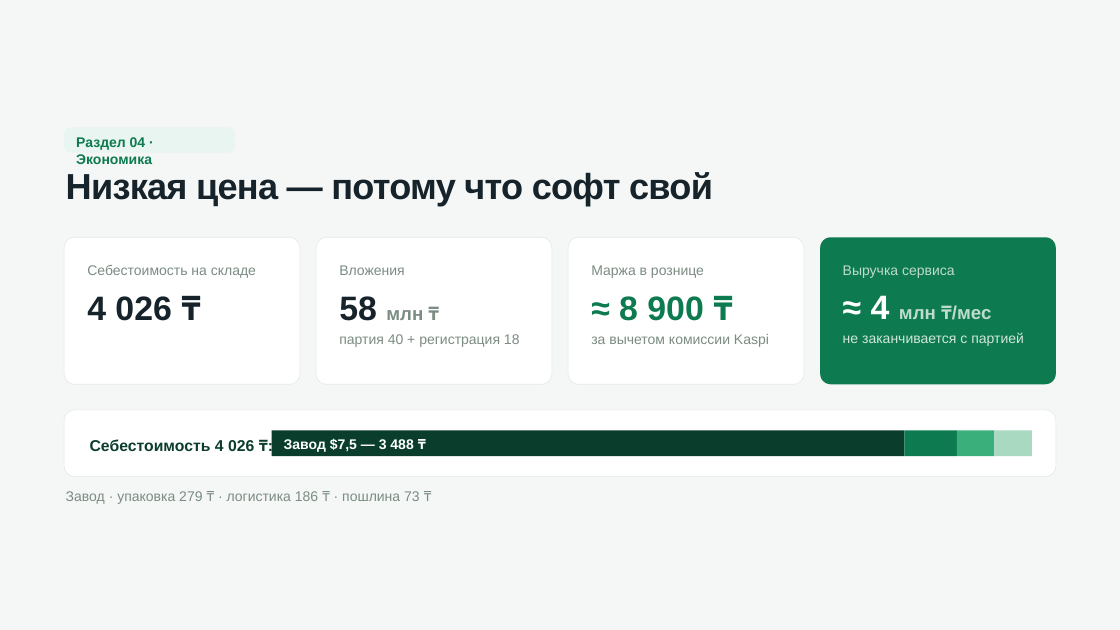
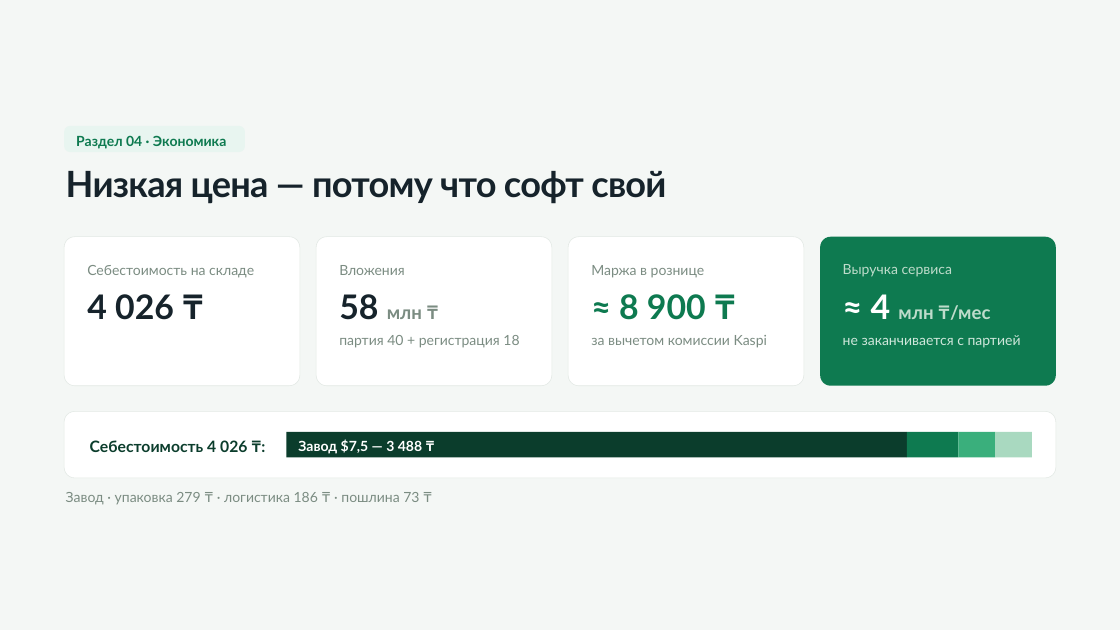
Before and after one commit to Beibute/damumed-band, a slide deck: slide 8 of files/damumed-band-prezentaciya.pptx. Drawn at 1120x630 pixels with LibreOffice and Linux fonts; fonts in the diff are those of the drawing. Boxes give left, top, right and bottom in pixels: in the first picture for what was removed or moved away, otherwise in the second. Text is boxed around its words. In the diff, an @@ line names an element or a change of style, - is before the commit and + after.

```diff
--- a/files/damumed-band-prezentaciya.pptx
+++ b/files/damumed-band-prezentaciya.pptx
@@ proportions changed in 5 elements at box(64, 237, 300, 386), box(316, 237, 552, 386), box(568, 237, 804, 386), box(820, 237, 1056, 386), box(64, 126, 245, 152) @@
@@ rounded rectangle: place and size @@
-rounded rectangle at box(64, 127, 235, 152)
+rounded rectangle at box(64, 126, 245, 152)
@@ text "Низкая цена — потому что ..." at box(66, 171, 666, 204): font Arial to Lato; line spacing 0.92 to 0.87 @@
@@ font Arial to Lato in 15 elements at box(87, 265, 254, 278), box(339, 265, 405, 275), box(591, 265, 705, 278), box(843, 264, 952, 277), box(339, 335, 519, 348), box(87, 294, 174, 320), box(339, 294, 422, 320), box(591, 335, 767, 348), box(843, 335, 1021, 348), box(66, 492, 419, 505), box(871, 294, 990, 320), box(619, 294, 706, 320), box(298, 439, 422, 454), box(76, 135, 226, 149), box(90, 440, 247, 452) @@
@@ rectangle: place and size @@
-rectangle at box(272, 431, 904, 456)
+rectangle at box(286, 432, 907, 458)
@@ text "Завод $7,5 — 3 488 ...": place and size @@
-text "Завод $7,5 — 3 488 ..." at box(284, 438, 413, 452)
+text "Завод $7,5 — 3 488 ..." at box(298, 439, 422, 454)
```
Also in this commit, not shown: 15 other slides changed.
